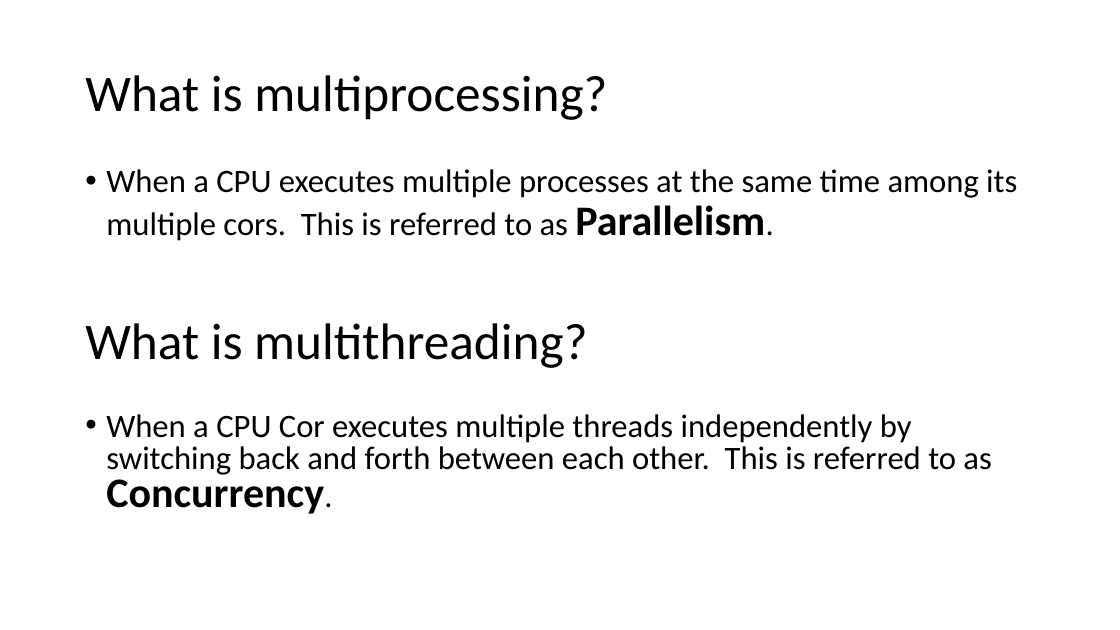
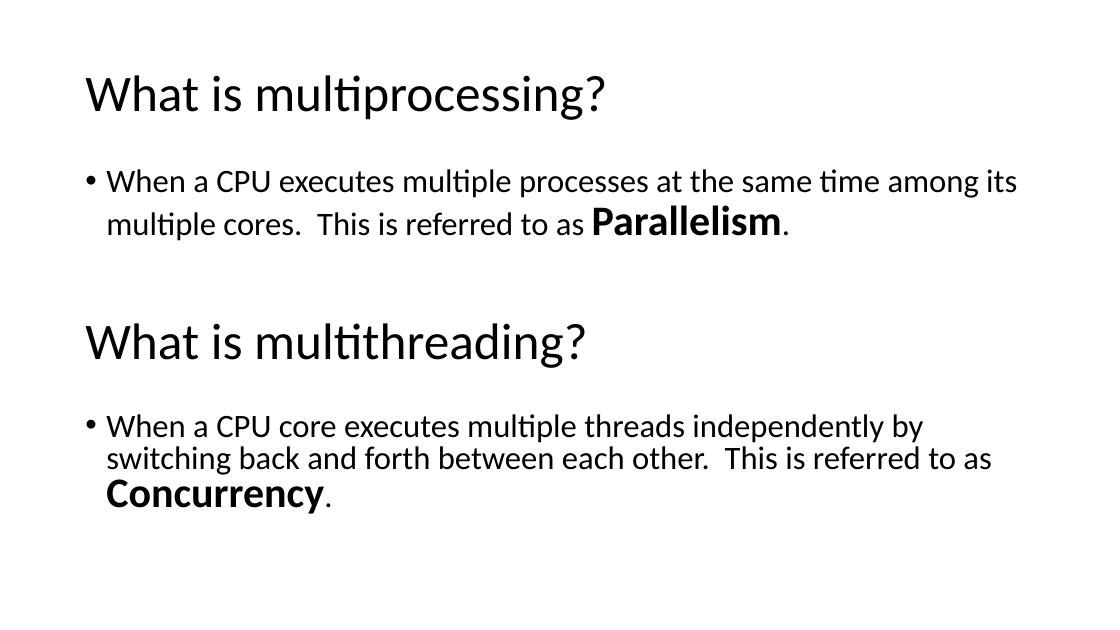
Before and after one commit to echoaj/TCS_PowerPoints, a slide deck: slide 8 of PowerPoints/Threading & Multiprocessing.pptx. Drawn at 1120x630 pixels with LibreOffice and Linux fonts; fonts in the diff are those of the drawing. Boxes give left, top, right and bottom in pixels: in the first picture for what was removed or moved away, otherwise in the second. Text is boxed around its words. In the diff, an @@ line names an element or a change of style, - is before the commit and + after.

Commit message:
fixed grammar errors

```diff
--- a/PowerPoints/Threading & Multiprocessing.pptx
+++ b/PowerPoints/Threading & Multiprocessing.pptx
@@ text at [106,169,1017,241]: text changed @@
-• When a CPU executes multiple processes at the same time among its multiple cors. This is referred to as Parallelism.
+• When a CPU executes multiple processes at the same time among its multiple cores. This is referred to as Parallelism.
@@ text at [106,414,991,514]: text changed @@
-• When a CPU Cor executes multiple threads independently by switching back and forth between each other. This is referred to as Concurrency.
+• When a CPU core executes multiple threads independently by switching back and forth between each other. This is referred to as Concurrency.
```
Also in this commit, not shown: 1 other slide changed.
